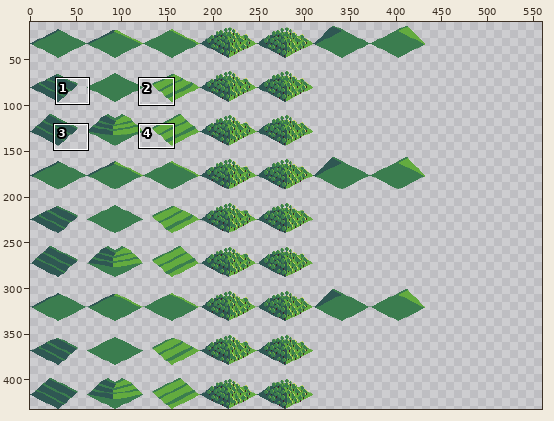
Two states of a pixel-art file, CityMap.aseprite. The picture above shows the old version from afar; the outline marks the close-up.
Close-up. First the earlier version:
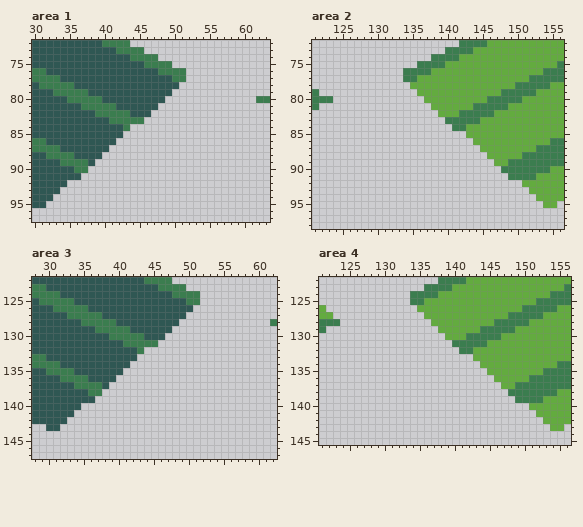
560x432 pixels, 1 frame. Shown: area 1: x 30..63, y 72..97; area 2: x 121..156, y 72..98; area 3: x 28..62, y 122..147; area 4: x 121..156, y 122..145. The wide view leaves out empty margins. The commit also changed other parts of the picture, which this record leaves out.
Once edited:
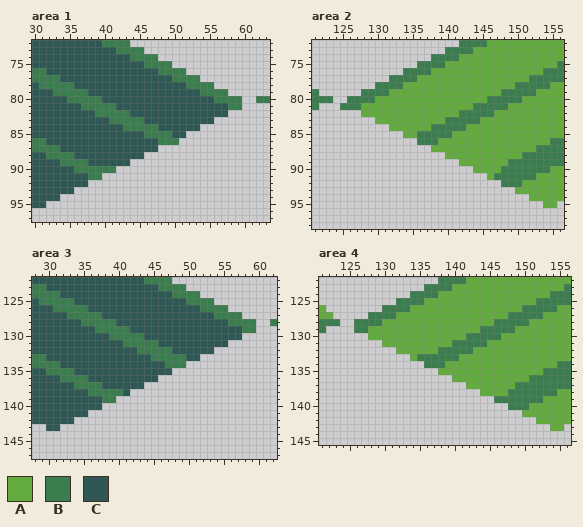
Palette (. is transparent): A #63ab3f  B #3b7d4f  C #2f5753
From old to new:
--- area 1, layer "TileMap"
@@ x 30..63 @@
 76 BBCCCCCCCCCCCCCCCCBBBB............
-77 BBBBCCCCCCCCCCCCCCCCBB............
-78 CBBBBBCCCCCCCCCCCCCCC.............
-79 CCCBBBBBCCCCCCCCCCCC..............
-80 CCCCCBBBBBCCCCCCCCC.............BB
-81 CCCCCCCBBBBBCCCCCC................
-82 CCCCCCCCCBBBBBCCC.................
-83 CCCCCCCCCCCBBBBB..................
-84 CCCCCCCCCCCCCB....................
-85 CCCCCCCCCCCCC.....................
-86 BBCCCCCCCCCC......................
-87 BBBBCCCCCCC.......................
-88 CCBBBBCCCC........................
-89 CCCCBBBBC.........................
-90 CCCCCCBB..........................
-91 CCCCCCC...........................
-92 CCCCC.............................
-93 CCCC..............................
-94 CCC...............................
+77 BBBBCCCCCCCCCCCCCCCCBBBB..........
+78 CBBBBBCCCCCCCCCCCCCCCCBBBB........
+79 CCCBBBBBCCCCCCCCCCCCCCCCBBBB......
+80 CCCCCBBBBBCCCCCCCCCCCCCCCCBBBB..BB
+81 CCCCCCCBBBBBCCCCCCCCCCCCCCCCBB....
+82 CCCCCCCCCBBBBBCCCCCCCCCCCCCC......
+83 CCCCCCCCCCCBBBBBCCCCCCCCCC........
+84 CCCCCCCCCCCCCBBBBBCCCCCC..........
+85 CCCCCCCCCCCCCCCCBBBBCC............
+86 BBCCCCCCCCCCCCCCCCBBB.............
+87 BBBBCCCCCCCCCCCCCC................
+88 CCBBBBCCCCCCCCCC..................
+89 CCCCBBBBCCCCCC....................
+90 CCCCCCBBBBBB......................
+91 CCCCCCCCBB........................
+92 CCCCCCCC..........................
+93 CCCCCC............................
+94 CCCC..............................
 95 CC................................
--- area 2, layer "TileMap"
@@ x 121..156 @@
 76 .............BBBBAAAAAAAAAAAAAAAABBB
-77 .............BBAAAAAAAAAAAAAAAABBBBB
-78 ..............AAAAAAAAAAAAAAABBBBBAA
-79 B..............AAAAAAAAAAAABBBBBAAAA
-80 BBB.............AAAAAAAAABBBBBAAAAAA
-81 B................AAAAAABBBBBAAAAAAAA
-82 ..................AAABBBBBAAAAAAAAAA
-83 ...................BBBBBAAAAAAAAAAAA
-84 ....................BBAAAAAAAAAAAAAA
-85 ......................AAAAAAAAAAAAAA
-86 .......................AAAAAAAAAAABB
-87 ........................AAAAAAAABBBB
-88 .........................AAAAABBBBBB
-89 ..........................AABBBBBBBB
-90 ...........................BBBBBBBAA
-91 ............................BBBBAAAA
-92 ..............................AAAAAA
-93 ...............................AAAAA
-94 ................................AAAA
+77 ...........BBBBAAAAAAAAAAAAAAAABBBBB
+78 .........BBBBAAAAAAAAAAAAAAAABBBBBAA
+79 B......BBBBAAAAAAAAAAAAAAAABBBBBAAAA
+80 BBB..BBBBAAAAAAAAAAAAAAAABBBBBAAAAAA
+81 B...BBBAAAAAAAAAAAAAAAABBBBBAAAAAAAA
+82 .......AAAAAAAAAAAAAABBBBBAAAAAAAAAA
+83 .........AAAAAAAAAABBBBBAAAAAAAAAAAA
+84 ...........AAAAAABBBBBAAAAAAAAAAAAAA
+85 .............AABBBBBAAAAAAAAAAAAAAAA
+86 ...............BBBAAAAAAAAAAAAAAAABB
+87 .................AAAAAAAAAAAAAAABBBB
+88 ...................AAAAAAAAAAABBBBBB
+89 .....................AAAAAAABBBBBBBB
+90 .......................AAAABBBBBBBAA
+91 .........................ABBBBBBAAAA
+92 ...........................BBBAAAAAA
+93 .............................AAAAAAA
+94 ...............................AAAAA
 95 .................................AA.
--- area 3, layer "TileMap"
@@ x 28..62 @@
 124 BBBBCCCCCCCCCCCCCCCCBBBB...........
-125 CBBBBBCCCCCCCCCCCCCCCCBB...........
-126 CCCBBBBBCCCCCCCCCCCCCCC............
-127 CCCCCBBBBBCCCCCCCCCCCC.............
-128 CCCCCCCBBBBBCCCCCCCCC.............B
-129 CCCCCCCCCBBBBBCCCCCC...............
-130 CCCCCCCCCCCBBBBBCCC................
-131 CCCCCCCCCCCCCBBBBB.................
-132 CCCCCCCCCCCCCCCB...................
-133 BBCCCCCCCCCCCCC....................
-134 BBBBCCCCCCCCCC.....................
-135 CCBBBBCCCCCCC......................
-136 CCCCBBBBCCCC.......................
-137 CCCCCCBBBBC........................
-138 CCCCCCCCBB.........................
-139 CCCCCCCCC..........................
-140 CCCCCCC............................
-141 CCCCCC.............................
-142 CCCCC..............................
+125 CBBBBBCCCCCCCCCCCCCCCCBBBB.........
+126 CCCBBBBBCCCCCCCCCCCCCCCCBBBB.......
+127 CCCCCBBBBBCCCCCCCCCCCCCCCCBBBB.....
+128 CCCCCCCBBBBBCCCCCCCCCCCCCCCCBBBB..B
+129 CCCCCCCCCBBBBBCCCCCCCCCCCCCCCCBB...
+130 CCCCCCCCCCCBBBBBCCCCCCCCCCCCCC.....
+131 CCCCCCCCCCCCCBBBBBCCCCCCCCCC.......
+132 CCCCCCCCCCCCCCCBBBBBCCCCCC.........
+133 BBCCCCCCCCCCCCCCCBBBBBCC...........
+134 BBBBCCCCCCCCCCCCCCCBBB.............
+135 CCBBBBCCCCCCCCCCCCCC...............
+136 CCCCBBBBCCCCCCCCCC.................
+137 CCCCCCBBBBCCCCCC...................
+138 CCCCCCCCBBBBBC.....................
+139 CCCCCCCCCCBB.......................
+140 CCCCCCCCCC.........................
+141 CCCCCCCC...........................
+142 CCCCCC.............................
 143 ..CC...............................
--- area 4, layer "TileMap"
@@ x 121..156 @@
 124 .............BBBBAAAAAAAAAAAAAAAABBB
-125 .............BBAAAAAAAAAAAAAAAABBBBB
-126 A.............AAAAAAAAAAAAAAABBBBBAA
-127 AA.............AAAAAAAAAAAABBBBBAAAA
-128 BBB.............AAAAAAAAABBBBBAAAAAA
-129 B................AAAAAABBBBBAAAAAAAA
-130 ..................AAABBBBBAAAAAAAAAA
-131 ...................BBBBBAAAAAAAAAAAA
-132 ....................BBAAAAAAAAAAAAAA
-133 ......................AAAAAAAAAAAAAA
-134 .......................AAAAAAAAAAABB
-135 ........................AAAAAAAABBBB
-136 .........................AAAAABBBBBB
-137 ..........................AABBBBBBBB
-138 ...........................BBBBBBBAA
-139 ............................BBBBAAAA
-140 ..............................AAAAAA
-141 ...............................AAAAA
-142 ................................AAAA
+125 ...........BBBBAAAAAAAAAAAAAAAABBBBB
+126 A........BBBBAAAAAAAAAAAAAAAABBBBBAA
+127 AA.....BBBBAAAAAAAAAAAAAAAABBBBBAAAA
+128 BBB..BBBBAAAAAAAAAAAAAAAABBBBBAAAAAA
+129 B....BBAAAAAAAAAAAAAAAABBBBBAAAAAAAA
+130 .......AAAAAAAAAAAAAABBBBBAAAAAAAAAA
+131 .........AAAAAAAAAABBBBBAAAAAAAAAAAA
+132 ...........AAAAAABBBBBAAAAAAAAAAAAAA
+133 .............ABBBBBBAAAAAAAAAAAAAAAA
+134 ...............BBBAAAAAAAAAAAAAAAABB
+135 .................AAAAAAAAAAAAAAABBBB
+136 ...................AAAAAAAAAAABBBBBB
+137 .....................AAAAAAABBBBBBBB
+138 .......................AAAABBBBBBBAA
+139 .........................BBBBBBBAAAA
+140 ...........................BBBAAAAAA
+141 .............................AAAAAAA
+142 ...............................AAAAA
 143 .................................AA.
Changed places in both close-ups, as pixel boxes (x1, y1, x2, y2):
added: (53, 75, 242, 201)
added: (340, 75, 536, 201)
added: (67, 298, 256, 424)
added: (354, 298, 543, 424)
